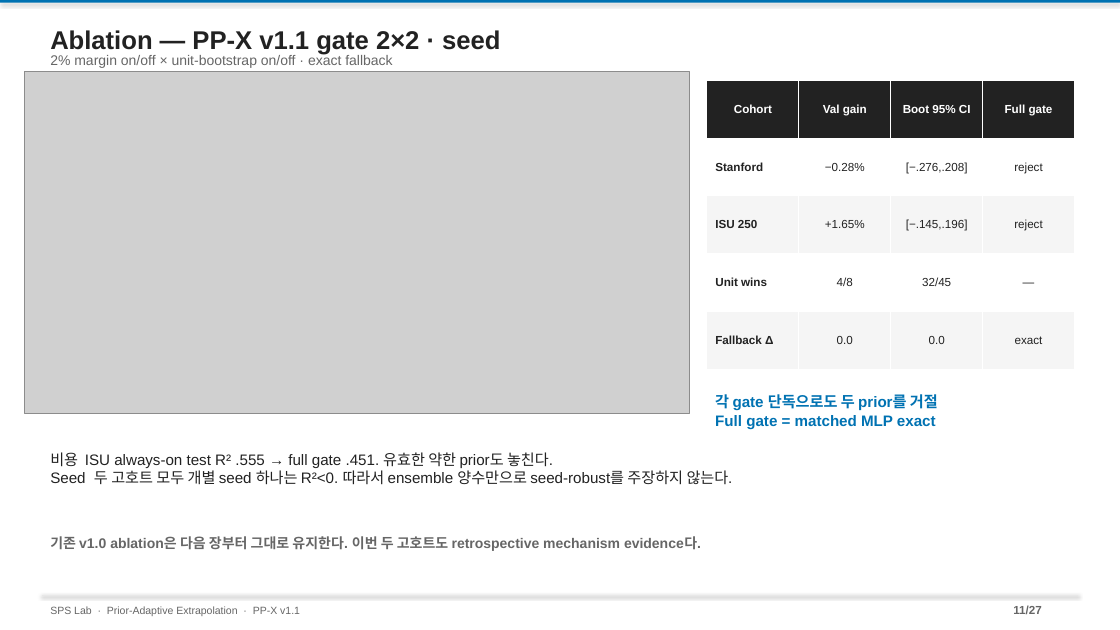
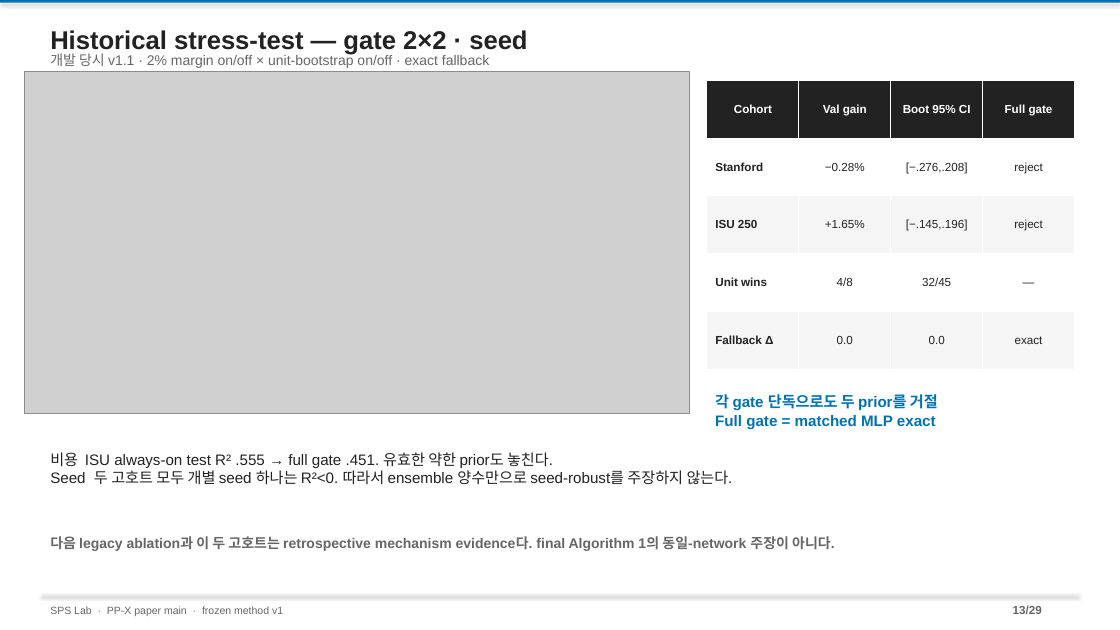
Before and after one commit to amumujs-create/pp_pae_total, a slide deck: slide 13 of output/PP_Research_Detailed_v2.pptx (slide 11 before the commit). Drawn at 1120x630 pixels with LibreOffice and Linux fonts; fonts in the diff are those of the drawing; grey boxes stand for pictures. Boxes give left, top, right and bottom in pixels: in the first picture for what was removed or moved away, otherwise in the second. Text is boxed around its words. In the diff, an @@ line names an element or a change of style, - is before the commit and + after.

```diff
--- a/output/PP_Research_Detailed_v2.pptx
+++ b/output/PP_Research_Detailed_v2.pptx
@@ text at bbox=[50, 53, 489, 68]: text changed @@
-2% margin on/off × unit-bootstrap on/off · exact fallback
+개발 당시 v1.1 · 2% margin on/off × unit-bootstrap on/off · exact fallback
@@ text at bbox=[50, 30, 527, 55]: text changed @@
-Ablation — PP-X v1.1 gate 2×2 · seed
+Historical stress-test — gate 2×2 · seed
@@ text at bbox=[50, 536, 835, 551]: text changed @@
-기존 v1.0 ablation은 다음 장부터 그대로 유지한다. 이번 두 고호트도 retrospective mechanism evidence다.
+다음 legacy ablation과 이 두 고호트는 retrospective mechanism evidence다. final Algorithm 1의 동일-network 주장이 아니다.
@@ text at bbox=[50, 606, 283, 616]: text changed @@
-SPS Lab · Prior-Adaptive Extrapolation · PP-X v1.1
+SPS Lab · PP-X paper main · frozen method v1
@@ text at bbox=[1013, 605, 1042, 614]: text changed @@
-11/27
+13/29
```
Also in this commit, not shown: 26 other slides changed, 2 slides added, 11 other files.
